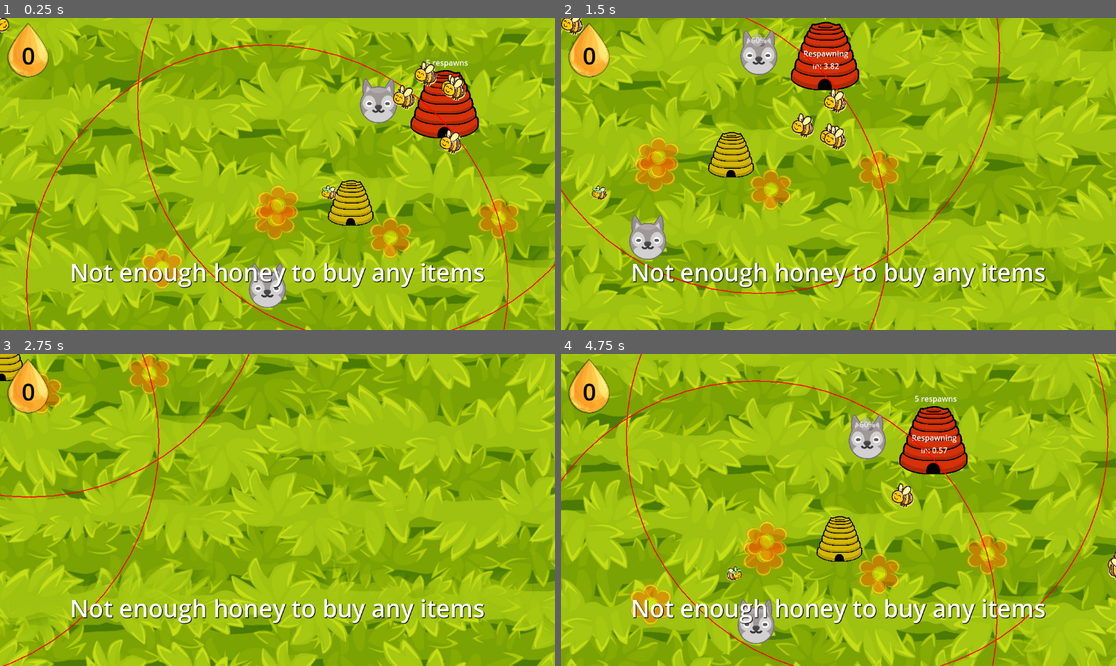
Above: before the commit, frames 1-4 (two rows, left to right).
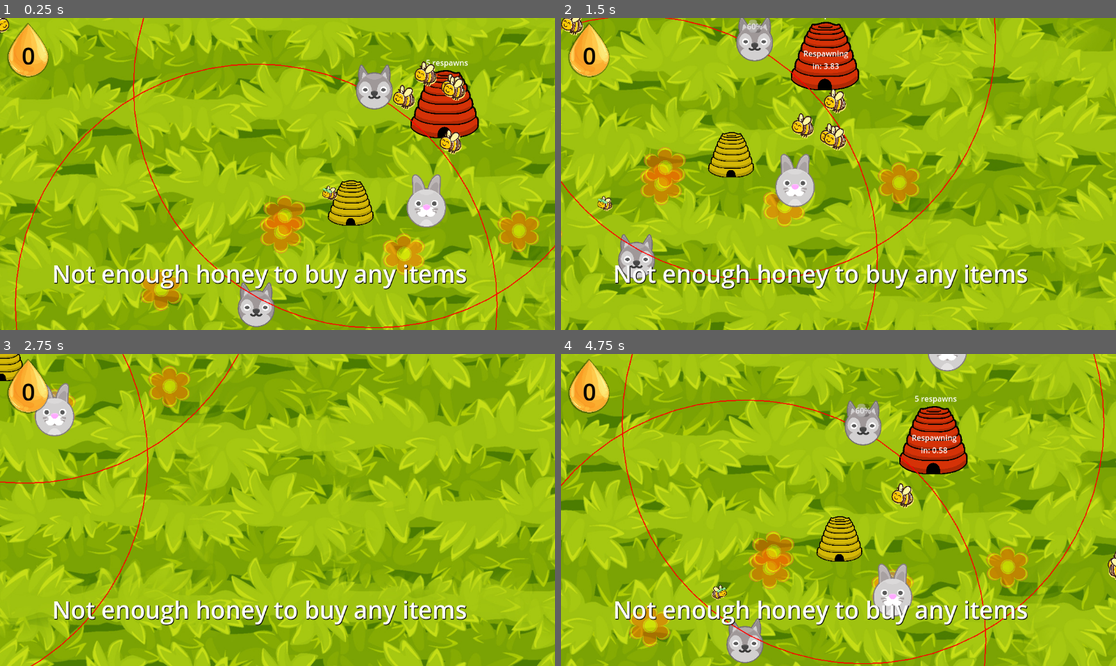
Above: after the commit, the same moments.

Repository: jam53/GMTK-Gamejam-2024
Game: Godot game, scene res://scenes/lawn.tscn
Two runs of this game, one before a commit and one after it. Both use one fixed random seed, a clock stepped at 60 frames per second and the inputs below.
Inputs (mouse positions are in pixels of both pictures, inside the frame that each line leads up to):
- Up to frame 1 (0.25 s): no input
- Up to frame 2 (1.5 s): move the mouse to (960, 158) at 0.52 s; press the mouse at (960, 158) at 0.53 s; hold D (right) 0.53-1.28 s; move the mouse to (727, 189) at 1.27 s; release the mouse at (727, 189) at 1.28 s; hold S (down) from 1.28 s (still down); tap Z (disable_follow) at 1.35 s
- Up to frame 3 (2.75 s): move the mouse to (333, 441) at 2.02 s; release S (down) at 2.03 s; press the mouse at (333, 441) at 2.03 s; hold D (right) from 2.03 s (still down)
- Up to frame 4 (4.75 s): move the mouse to (810, 572) at 2.77 s; release D (right) at 2.78 s; release the mouse at (810, 572) at 2.78 s; hold W (up) 2.78-3.53 s; tap Z (disable_follow) at 2.85, 4.35 s; click (810, 572) at 2.92 s; move the mouse to (1005, 556) at 3.52 s; press the mouse at (1005, 556) at 3.53 s; hold A (left) from 3.53 s (still down); move the mouse to (672, 463) at 4.27 s; release the mouse at (672, 463) at 4.28 s

The runs differ from the first frame. In frame 1, 12% of the frame differs, in the area x 2-100%, y 0-100%; in frame 2, 11%; in frame 3, 6.3%; in frame 4, 12%.

Commit message:
better waves 🏄‍♂️
* enemy spawn follows player (bear & bunny)
* enemies spawn just outside screen
* less bears
* reduced spawn speed
* big spawns every 2 min

Diff:
--- a/scenes/lawn.tscn
+++ b/scenes/lawn.tscn
@@ -3,15 +3,15 @@
 [ext_resource type="Texture2D" uid="uid://yobgbgr7ytpw" path="res://assets/sprites/Grass.jpg" id="2_be4tn"]
 [ext_resource type="Script" path="res://scripts/player.gd" id="2_j2s3r"]
 [ext_resource type="Script" path="res://scripts/background.gd" id="2_qolai"]
-[ext_resource type="PackedScene" uid="uid://cod0dvo24bwsr" path="res://scenes/hive.tscn" id="2_qycfm"]
+[ext_resource type="PackedScene" uid="uid://7drwe0yoca30" path="res://scenes/hive.tscn" id="2_qycfm"]
 [ext_resource type="PackedScene" uid="uid://dn54re6imlidr" path="res://scenes/spawner.tscn" id="3_amc8p"]
 [ext_resource type="PackedScene" uid="uid://n1qqy2sb7vrr" path="res://scenes/attackers_hive.tscn" id="4_c0gor"]
 [ext_resource type="Script" path="res://scripts/spawners/enemy_spawner.gd" id="4_yw1nr"]
 [ext_resource type="PackedScene" uid="uid://bmq34gkbityqd" path="res://scenes/ui/object_placer.tscn" id="5_6hlqp"]
-[ext_resource type="PackedScene" path="res://scenes/ui/honey_count_label.tscn" id="5_ak5ap"]
+[ext_resource type="PackedScene" uid="uid://2ba3211jih8k" path="res://scenes/ui/honey_count_label.tscn" id="5_ak5ap"]
 [ext_resource type="PackedScene" uid="uid://bhysoj6yo0m6t" path="res://scenes/enemies/enemy_bear.tscn" id="5_h78oq"]
+[ext_resource type="Script" path="res://scripts/moving_area.gd" id="6_minpy"]
 [ext_resource type="PackedScene" uid="uid://dei8n40gtxqsw" path="res://scenes/enemies/enemy_rabbit.tscn" id="8_lk0uv"]
-[ext_resource type="PackedScene" uid="uid://dkaw854ax1oes" path="res://scenes/basic_flower.tscn" id="8_ub6ku"]
 [ext_resource type="PackedScene" uid="uid://dply1skjqut7x" path="res://scenes/attacker.tscn" id="8_v2b88"]
 [ext_resource type="PackedScene" uid="uid://c21fqmty4cbhr" path="res://scenes/enemies/enemy_dog.tscn" id="9_u5hqr"]
 
@@ -35,6 +35,14 @@
 
 [node name="Camera2D" type="Camera2D" parent="Player"]
 
+[node name="SpawnArea" type="ReferenceRect" parent="Player"]
+offset_left = -813.0
+offset_top = -508.0
+offset_right = 863.0
+offset_bottom = 594.0
+script = ExtResource("6_minpy")
+player = NodePath("..")
+
 [node name="CanvasLayer" type="CanvasLayer" parent="."]
 
 [node name="HoneyCountLabel" parent="CanvasLayer" instance=ExtResource("5_ak5ap")]
@@ -43,6 +51,10 @@
 
 [node name="ObjectPlacer" parent="CanvasLayer" node_paths=PackedStringArray("node_to_place_objects_in", "honey_amount_label") instance=ExtResource("5_6hlqp")]
 unique_name_in_owner = true
+offset_left = -37.0
+offset_top = 3.0
+offset_right = -37.0
+offset_bottom = 3.0
 node_to_place_objects_in = NodePath("../..")
 honey_amount_label = NodePath("../HoneyCountLabel")
 
@@ -52,18 +64,19 @@
 [node name="Spawners" type="Node2D" parent="."]
 
 [node name="FlowerSpawner" parent="Spawners" instance=ExtResource("3_amc8p")]
-position = Vector2(-440, 248)
-scene = ExtResource("8_ub6ku")
+position = Vector2(-15, -52)
 
 [node name="DogSpawner" parent="Spawners" instance=ExtResource("3_amc8p")]
-position = Vector2(-409, 258)
+position = Vector2(-17, -52)
 initial_amount = 2
 scene = ExtResource("9_u5hqr")
 group = "badgers"
 
 [node name="EnemySpawner" parent="Spawners" instance=ExtResource("3_amc8p")]
-position = Vector2(-490, -380)
+position = Vector2(-13, -49)
 script = ExtResource("4_yw1nr")
 initial_amount = 2
+increment_bear_chance = 0
+boss_wave_wait_time = 120
 basic_bear = ExtResource("5_h78oq")
 basic_rabbit = ExtResource("8_lk0uv")
--- a/scenes/spawner.tscn
+++ b/scenes/spawner.tscn
@@ -1,13 +1,13 @@
-[gd_scene load_steps=2 format=3 uid="uid://dn54re6imlidr"]
+[gd_scene load_steps=3 format=3 uid="uid://dn54re6imlidr"]
 
 [ext_resource type="Script" path="res://scripts/spawners/spawner.gd" id="1_7flba"]
+[ext_resource type="PackedScene" uid="uid://dkaw854ax1oes" path="res://scenes/basic_flower.tscn" id="2_lytnu"]
 
 [node name="FlowerSpawner" type="Node2D" node_paths=PackedStringArray("spawn_area")]
 script = ExtResource("1_7flba")
-spawn_area = NodePath("SpawnArea")
+spawn_area = NodePath("ReferenceRect")
+scene = ExtResource("2_lytnu")
 
-[node name="SpawnArea" type="ReferenceRect" parent="."]
-offset_left = 445.0
-offset_top = -257.0
-offset_right = 1530.0
-offset_bottom = 305.0
+[node name="ReferenceRect" type="ReferenceRect" parent="."]
+offset_right = 1153.0
+offset_bottom = 662.0
--- a/scripts/background.gd
+++ b/scripts/background.gd
@@ -8,173 +8,173 @@
 var chunks_pool: Dictionary  # Key: Vector2 (position), Value: Sprite2D (chunk in world).
 
 func _ready():
-    assert(chunk_texture.get_size().x == chunk_texture.get_size().y, "Chunk texture isn't square") # Ensure that the chunk texture is square to prevent any issues when tiling
-    assert(amount_of_chunks > 0 and fmod(sqrt(amount_of_chunks), 1) == 0, "The amount of chunks (" + str(amount_of_chunks) + ") is not a perfect square.") # Ensure the number of chunks forms a square
+	assert(chunk_texture.get_size().x == chunk_texture.get_size().y, "Chunk texture isn't square") # Ensure that the chunk texture is square to prevent any issues when tiling
+	assert(amount_of_chunks > 0 and fmod(sqrt(amount_of_chunks), 1) == 0, "The amount of chunks (" + str(amount_of_chunks) + ") is not a perfect square.") # Ensure the number of chunks forms a square
 
-    chunk_size = chunk_texture.get_size().x # Initialize chunk size from texture size
+	chunk_size = chunk_texture.get_size().x # Initialize chunk size from texture size
 
-    spawn_initial_chunks(player.position) # Spawn the initial set of chunks around the player
+	spawn_initial_chunks(player.position) # Spawn the initial set of chunks around the player
 
 func _process(_delta: float):
-    # Check if the player's position is within the chunk area with some margin
-    if !is_position_within_any(chunks_pool.keys(), player.position, chunk_size / 4):
-        # Determine which chunks need to be moved based on player's position
-        var chunk_positions_to_change: Array[Vector2] = get_furthest_side_chunks_positions(chunks_pool.keys(), player.position)
+	# Check if the player's position is within the chunk area with some margin
+	if !is_position_within_any(chunks_pool.keys(), player.position, chunk_size / 4):
+		# Determine which chunks need to be moved based on player's position
+		var chunk_positions_to_change: Array[Vector2] = get_furthest_side_chunks_positions(chunks_pool.keys(), player.position)
 
-        for chunk_pos in chunk_positions_to_change:
-            var chunk_sprite: Sprite2D = chunks_pool[chunk_pos]
-            chunks_pool.erase(chunk_pos)
+		for chunk_pos in chunk_positions_to_change:
+			var chunk_sprite: Sprite2D = chunks_pool[chunk_pos]
+			chunks_pool.erase(chunk_pos)
 
-            var grid_size := get_grid_size()
+			var grid_size := get_grid_size()
 
-            # Move chunks to the opposite side of the grid based on player’s position
-            if are_chunks_row(chunk_positions_to_change) and chunk_positions_to_change[0].y < player.position.y:
-                chunk_pos.y += chunk_size * grid_size  # Move chunks down
-            elif are_chunks_row(chunk_positions_to_change) and chunk_positions_to_change[0].y > player.position.y:
-                chunk_pos.y -= chunk_size * grid_size  # Move chunks up
-            elif !are_chunks_row(chunk_positions_to_change) and chunk_positions_to_change[0].x < player.position.x:
-                chunk_pos.x += chunk_size * grid_size  # Move chunks right
-            elif !are_chunks_row(chunk_positions_to_change) and chunk_positions_to_change[0].x > player.position.x:
-                chunk_pos.x -= chunk_size * grid_size  # Move chunks left
+			# Move chunks to the opposite side of the grid based on player’s position
+			if are_chunks_row(chunk_positions_to_change) and chunk_positions_to_change[0].y < player.position.y:
+				chunk_pos.y += chunk_size * grid_size  # Move chunks down
+			elif are_chunks_row(chunk_positions_to_change) and chunk_positions_to_change[0].y > player.position.y:
+				chunk_pos.y -= chunk_size * grid_size  # Move chunks up
+			elif !are_chunks_row(chunk_positions_to_change) and chunk_positions_to_change[0].x < player.position.x:
+				chunk_pos.x += chunk_size * grid_size  # Move chunks right
+			elif !are_chunks_row(chunk_positions_to_change) and chunk_positions_to_change[0].x > player.position.x:
+				chunk_pos.x -= chunk_size * grid_size  # Move chunks left
 
-            # Update chunk sprite position
-            chunk_sprite.position = chunk_pos
+			# Update chunk sprite position
+			chunk_sprite.position = chunk_pos
 
-            # Re-add the chunk to the pool with the new position
-            chunks_pool[chunk_pos] = chunk_sprite
+			# Re-add the chunk to the pool with the new position
+			chunks_pool[chunk_pos] = chunk_sprite
 
 func spawn_initial_chunks(player_pos: Vector2):
-    # Generate initial positions for chunks around the player
-    var chunk_locations_to_spawn: Array[Vector2] = generate_positions_around(player_pos, amount_of_chunks)
-    chunk_locations_to_spawn.append(player_pos)
+	# Generate initial positions for chunks around the player
+	var chunk_locations_to_spawn: Array[Vector2] = generate_positions_around(player_pos, amount_of_chunks)
+	chunk_locations_to_spawn.append(player_pos)
 
-    for chunk_loc in chunk_locations_to_spawn:
-        spawn_tile(chunk_loc)
+	for chunk_loc in chunk_locations_to_spawn:
+		spawn_tile(chunk_loc)
 
 # Instantiates a tile at a given position
 func spawn_tile(pos: Vector2):
-    var tile := Sprite2D.new()
-    tile.texture = chunk_texture
-    tile.position = pos
+	var tile := Sprite2D.new()
+	tile.texture = chunk_texture
+	tile.position = pos
 
-    chunks_pool[pos] = tile
-    add_child(tile)
+	chunks_pool[pos] = tile
+	add_child(tile)
 
 func generate_positions_around(center: Vector2, num_positions: int) -> Array[Vector2]:
-    var positions: Array[Vector2] = []
-    var distance := chunk_size  # Distance from the center point
+	var positions: Array[Vector2] = []
+	var distance := chunk_size  # Distance from the center point
 
-    var grid_size = get_grid_size()
+	var grid_size = get_grid_size()
 
-    # Generate positions in a grid around the center
-    for x in range(-grid_size / 2, grid_size / 2 + 1):
-        for y in range(-grid_size / 2, grid_size / 2 + 1):
-            if x == 0 and y == 0:
-                continue  # Skip the center point
+	# Generate positions in a grid around the center
+	for x in range(-grid_size / 2, grid_size / 2 + 1):
+		for y in range(-grid_size / 2, grid_size / 2 + 1):
+			if x == 0 and y == 0:
+				continue  # Skip the center point
 
-            positions.append(center + Vector2(x * distance, y * distance))
+			positions.append(center + Vector2(x * distance, y * distance))
 
-            if positions.size() >= num_positions:
-                return positions  # Return early if enough positions are generated
+			if positions.size() >= num_positions:
+				return positions  # Return early if enough positions are generated
 
-    return positions
+	return positions
 
 # Checks if a position is within a given distance of any chunk
 func is_position_within_any(chunks_array: Array, position: Vector2, distance: float) -> bool:
-    for chunk in chunks_array:
-        if position.distance_to(chunk) <= distance:
-            return true
-    return false
+	for chunk in chunks_array:
+		if position.distance_to(chunk) <= distance:
+			return true
+	return false
 
 
 # Determines which side of the chunk grid is furthest from the given position and returns the chunks on that side.
 func get_furthest_side_chunks_positions(chunks_array: Array, position: Vector2) -> Array[Vector2]:
-    if chunks_array.size() == 0:
-        return []
+	if chunks_array.size() == 0:
+		return []
 
-    # Initialize boundary values
-    var min_x = INF
-    var max_x = -INF
-    var min_y = INF
-    var max_y = -INF
+	# Initialize boundary values
+	var min_x = INF
+	var max_x = -INF
+	var min_y = INF
+	var max_y = -INF
 
-    # Dictionaries to store chunks on each boundary side
-    var top_row_chunks: Array[Vector2] = []
-    var bottom_row_chunks: Array[Vector2] = []
-    var left_column_chunks: Array[Vector2] = []
-    var right_column_chunks: Array[Vector2] = []
+	# Dictionaries to store chunks on each boundary side
+	var top_row_chunks: Array[Vector2] = []
+	var bottom_row_chunks: Array[Vector2] = []
+	var left_column_chunks: Array[Vector2] = []
+	var right_column_chunks: Array[Vector2] = []
 
-    # Determine the boundaries of the grid
-    for chunk in chunks_array:
-        if chunk.x < min_x:
-            min_x = chunk.x
-        if chunk.x > max_x:
-            max_x = chunk.x
-        if chunk.y < min_y:
-            min_y = chunk.y
-        if chunk.y > max_y:
-            max_y = chunk.y
+	# Determine the boundaries of the grid
+	for chunk in chunks_array:
+		if chunk.x < min_x:
+			min_x = chunk.x
+		if chunk.x > max_x:
+			max_x = chunk.x
+		if chunk.y < min_y:
+			min_y = chunk.y
+		if chunk.y > max_y:
+			max_y = chunk.y
 
-    # Categorize chunks based on their positions
-    for chunk in chunks_array:
-        if chunk.y == max_y:
-            top_row_chunks.append(chunk)
-        if chunk.y == min_y:
-            bottom_row_chunks.append(chunk)
-        if chunk.x == min_x:
-            left_column_chunks.append(chunk)
-        if chunk.x == max_x:
-            right_column_chunks.append(chunk)
+	# Categorize chunks based on their positions
+	for chunk in chunks_array:
+		if chunk.y == max_y:
+			top_row_chunks.append(chunk)
+		if chunk.y == min_y:
+			bottom_row_chunks.append(chunk)
+		if chunk.x == min_x:
+			left_column_chunks.append(chunk)
+		if chunk.x == max_x:
+			right_column_chunks.append(chunk)
 
-    # Calculate distances from the position to each boundary side
-    var top_distance = INF
-    for chunk in top_row_chunks:
-        var dist = position.distance_to(chunk)
-        if dist < top_distance:
-            top_distance = dist
+	# Calculate distances from the position to each boundary side
+	var top_distance = INF
+	for chunk in top_row_chunks:
+		var dist = position.distance_to(chunk)
+		if dist < top_distance:
+			top_distance = dist
 
-    var bottom_distance = INF
-    for chunk in bottom_row_chunks:
-        var dist = position.distance_to(chunk)
-        if dist < bottom_distance:
-            bottom_distance = dist
+	var bottom_distance = INF
+	for chunk in bottom_row_chunks:
+		var dist = position.distance_to(chunk)
+		if dist < bottom_distance:
+			bottom_distance = dist
 
-    var left_distance = INF
-    for chunk in left_column_chunks:
-        var dist = position.distance_to(chunk)
-        if dist < left_distance:
-            left_distance = dist
+	var left_distance = INF
+	for chunk in left_column_chunks:
+		var dist = position.distance_to(chunk)
+		if dist < left_distance:
+			left_distance = dist
 
-    var right_distance = INF
-    for chunk in right_column_chunks:
-        var dist = position.distance_to(chunk)
-        if dist < right_distance:
-            right_distance = dist
+	var right_distance = INF
+	for chunk in right_column_chunks:
+		var dist = position.distance_to(chunk)
+		if dist < right_distance:
+			right_distance = dist
 
-    # Determine the furthest side
-    var furthest_side_chunks = []
+	# Determine the furthest side
+	var furthest_side_chunks = []
 
-    if top_distance >= bottom_distance and top_distance >= left_distance and top_distance >= right_distance:
-        furthest_side_chunks = top_row_chunks
-    elif bottom_distance >= top_distance and bottom_distance >= left_distance and bottom_distance >= right_distance:
-        furthest_side_chunks = bottom_row_chunks
-    elif left_distance >= top_distance and left_distance >= bottom_distance and left_distance >= right_distance:
-        furthest_side_chunks = left_column_chunks
-    elif right_distance >= top_distance and right_distance >= bottom_distance and right_distance >= left_distance:
-        furthest_side_chunks = right_column_chunks
+	if top_distance >= bottom_distance and top_distance >= left_distance and top_distance >= right_distance:
+		furthest_side_chunks = top_row_chunks
+	elif bottom_distance >= top_distance and bottom_distance >= left_distance and bottom_distance >= right_distance:
+		furthest_side_chunks = bottom_row_chunks
+	elif left_distance >= top_distance and left_distance >= bottom_distance and left_distance >= right_distance:
+		furthest_side_chunks = left_column_chunks
+	elif right_distance >= top_distance and right_distance >= bottom_distance and right_distance >= left_distance:
+		furthest_side_chunks = right_column_chunks
 
-    return furthest_side_chunks
+	return furthest_side_chunks
 
 # Checks if the provided chunks are lined next to each other in a row
 func are_chunks_row(chunks: Array[Vector2]) -> bool:
-    var y_pos = chunks[0].y
+	var y_pos = chunks[0].y
 
-    for chunk in chunks:
-        if y_pos != chunk.y:
-            return false  # Chunks are not in a row
+	for chunk in chunks:
+		if y_pos != chunk.y:
+			return false  # Chunks are not in a row
 
-    return true  # Chunks are in a row
+	return true  # Chunks are in a row
 
 # Returns the grid size (number of rows or columns)
 func get_grid_size() -> int:
-    return int(ceil(sqrt(amount_of_chunks)))
+	return int(ceil(sqrt(amount_of_chunks)))
--- /dev/null
+++ b/scripts/moving_area.gd
@@ -0,0 +1,13 @@
+extends ReferenceRect
+
+@export var player: NodePath
+
+func _ready():
+	if player == null:
+		print("Error: Player node path is not set.")
+		return
+
+func _process(delta):
+	var player_node = get_node(player)
+	if player_node:
+		position = player_node.position
--- a/scripts/spawners/enemy_spawner.gd
+++ b/scripts/spawners/enemy_spawner.gd
@@ -1,7 +1,9 @@
 extends Node2D
 
 @export var initial_amount: int = 5
-@export var spawn_area: ReferenceRect
+@export var increment_bear_chance : int = 0.05
+@export var boss_wave_wait_time : int = 120
+@onready var spawn_area: ReferenceRect = $"../../Player/SpawnArea"
 
 @export_category("Animals to spawn")
 @export var basic_bear: PackedScene
@@ -13,19 +15,37 @@
 func _ready():
 	generate_animals(initial_amount)
 
-	# Start the timer to spawn animals every 5 seconds
+	# Start the timer to spawn animals every 10 seconds
 	var timer = Timer.new()
-	timer.wait_time = 5.0
+	timer.wait_time = 10.0
 	timer.connect("timeout", Callable(self, "_on_Timer_timeout"))
 	add_child(timer)
 	timer.start()
 
-# Generates a random position within the spawn_area
+	# Start the timer to spawn 5 enemies every minute, but only after the first minute
+	var minute_timer = Timer.new()
+	minute_timer.wait_time = 60.0
+	minute_timer.one_shot = true
+	minute_timer.connect("timeout", Callable(self, "_start_minute_timer"))
+	add_child(minute_timer)
+	minute_timer.start()
+
+# Generates a random position on the edge of the spawn_area
 func generate_random_position() -> Vector2:
 	var top_left = spawn_area.get_rect().position
 	var bottom_right = spawn_area.get_rect().end
-	return Vector2(randf_range(top_left.x, bottom_right.x), randf_range(bottom_right.y, top_left.y))
-
+	var edge = randi_range(0, 4)
+	match edge:
+		0:  # Top edge
+			return Vector2(randf_range(top_left.x, bottom_right.x), top_left.y)
+		1:  # Bottom edge
+			return Vector2(randf_range(top_left.x, bottom_right.x), bottom_right.y)
+		2:  # Left edge
+			return Vector2(top_left.x, randf_range(top_left.y, bottom_right.y))
+		3:  # Right edge
+			return Vector2(bottom_right.x, randf_range(top_left.y, bottom_right.y))
+		_:
+			return Vector2(randf_range(top_left.x, bottom_right.x), top_left.y)
 # Instantiates an animal at a given position.
 func spawn_animal(animal: PackedScene, pos: Vector2) -> Node:
 	if animal == null:
@@ -46,7 +66,21 @@
 		else:
 			spawn_animal(basic_rabbit, pos)
 
-# Called every 5 seconds by the timer
+# Called every 10 seconds by the timer
 func _on_Timer_timeout():
 	generate_animals(1)
-	bear_chance = min(bear_chance + 0.1, 1.0)  # Increase bear chance by 0.1, maxing out at 1.0
+	bear_chance = min(bear_chance + increment_bear_chance, 0.5)  # Increase bear chance by 0.1, maxing out at 1.0
+
+# Starts the minute timer to spawn 5 enemies every minute
+func _start_minute_timer():
+	var minute_timer = Timer.new()
+	minute_timer.wait_time = boss_wave_wait_time
+	minute_timer.connect("timeout", Callable(self, "_on_MinuteTimer_timeout"))
+	add_child(minute_timer)
+	minute_timer.start()
+
+# Called every minute by the minute timer
+func _on_MinuteTimer_timeout():
+	generate_animals(5)
+	# Restart the minute timer
+	_start_minute_timer()
